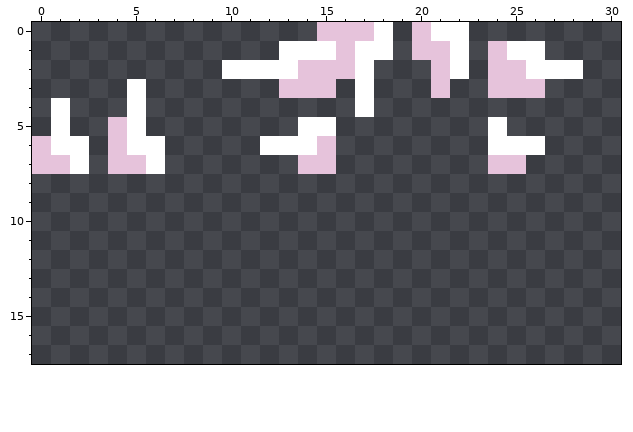
Two states of a pixel-art file, Assets/Tiles/Spikes.aseprite. The first picture shows the starting point.
32x32 pixels, 1 frame. Shown: x 0..30, y 0..17.
After:
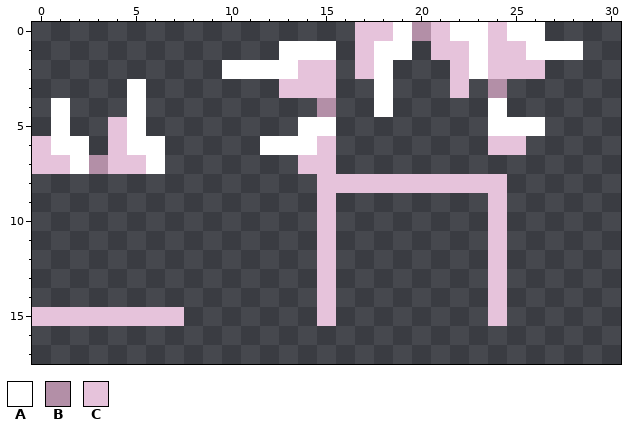
Palette (. is transparent): A #ffffff  B #b38fa7  C #e6c3db
Commit message: Spikes are Prefabs now
Edits made:
{"change": "layer \"Flattened\" added"}
{"change": "layer \"Tilemap 1\" removed"}
{"y":0,"x":15,"old":"CC","new":".."}
{"y":0,"x":18,"old":"A.CA","new":"CABC"}
{"y":0,"x":23,"old":"....","new":"ACAA"}
{"y":1,"x":16,"old":"CA","new":".C"}
{"y":1,"x":19,"old":".C","new":"A."}
{"y":1,"x":22,"old":"A.","new":"CA"}
{"y":1,"x":25,"old":"A","new":"C"}
{"y":1,"x":27,"old":"..","new":"AA"}
{"y":2,"x":16,"old":"CA.","new":".CA"}
{"y":2,"x":21,"old":"CA.","new":".CA"}
{"y":2,"x":26,"old":"AAA","new":"C.."}
{"y":3,"x":17,"old":"A.","new":".A"}
{"y":3,"x":21,"old":"C.","new":".C"}
{"y":3,"x":24,"old":"CCC","new":"B.."}
{"y":4,"x":15,"old":".","new":"B"}
{"y":4,"x":17,"old":"A.","new":".A"}
{"y":4,"x":24,"old":".","new":"A"}
{"y":5,"x":25,"old":"..","new":"AA"}
{"y":6,"x":24,"old":"AAA","new":"CC."}
{"y":7,"x":3,"old":".","new":"B"}
{"y":7,"x":24,"old":"CC","new":".."}
{"y":8,"x":15,"old":"..........","new":"CCCCCCCCCC"}
{"y":9,"x":15,"old":".","new":"C"}
{"y":9,"x":24,"old":".","new":"C"}
{"y":10,"x":15,"old":".","new":"C"}
{"y":10,"x":24,"old":".","new":"C"}
{"y":11,"x":15,"old":".","new":"C"}
{"y":11,"x":24,"old":".","new":"C"}
{"y":12,"x":15,"old":".","new":"C"}
{"y":12,"x":24,"old":".","new":"C"}
{"y":13,"x":15,"old":".","new":"C"}
{"y":13,"x":24,"old":".","new":"C"}
{"y":14,"x":15,"old":".","new":"C"}
{"y":14,"x":24,"old":".","new":"C"}
{"y":15,"x":0,"old":"........","new":"CCCCCCCC"}
{"y":15,"x":15,"old":".","new":"C"}
{"y":15,"x":24,"old":".","new":"C"}
{"label":"changed","picture_box":[317,22,583,326]}
{"label":"added","picture_box":[89,155,108,174]}
{"label":"added","picture_box":[32,307,184,326]}
